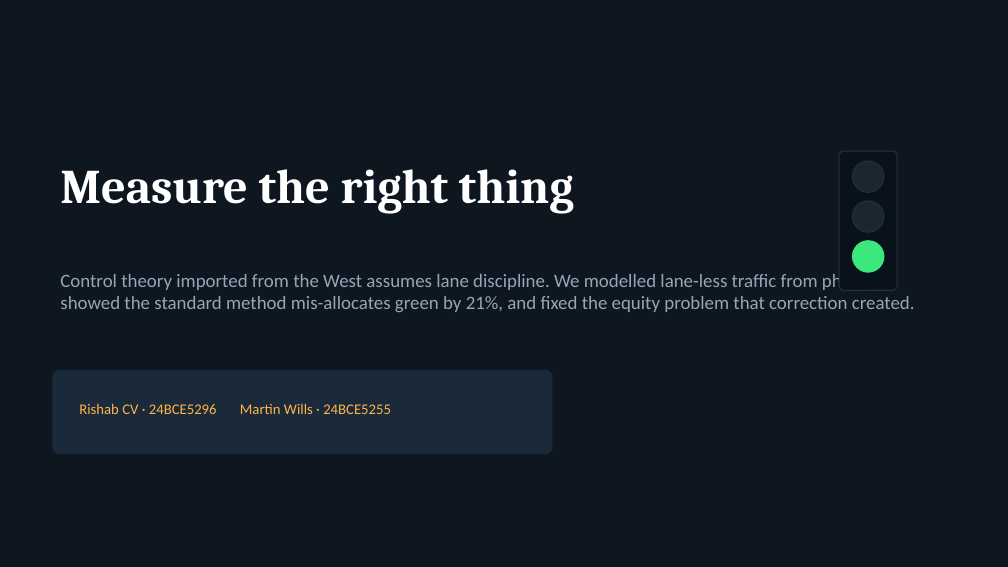
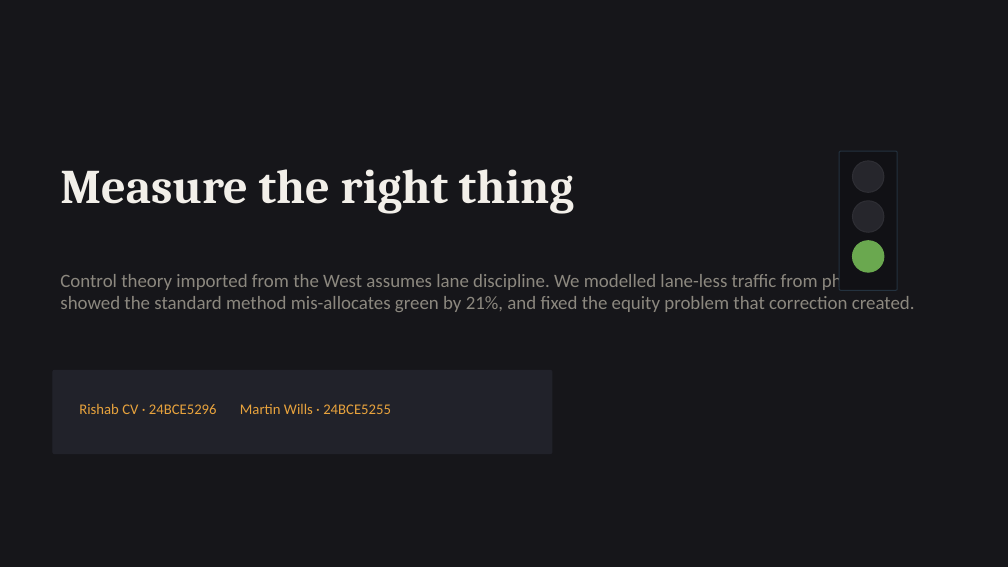
Before and after one commit to rishabcv-eng/SmartTraffic, a slide deck: slide 7 of docs/deck/SmartTraffic-5min.pptx. Drawn at 1008x567 pixels with LibreOffice and Linux fonts; fonts in the diff are those of the drawing. Boxes give left, top, right and bottom in pixels: in the first picture for what was removed or moved away, otherwise in the second. Text is boxed around its words. In the diff, an @@ line names an element or a change of style, - is before the commit and + after.

Commit message:
Restyle the decks to match: graphite and signal amber, no navy and cyan
The slides carried the same template signature the site did -- a navy ground, a
cyan accent and softly rounded panels. Both decks now use the palette the
subject belongs to: asphalt graphite, warm paper rather than pure white, signal
amber as the single accent, and signal green and red muted to the colours an
actual signal head uses rather than neon. Cyan is gone. Panels are square, the
way a printed report is, and figures are set in a monospace.

Caught a Cyrillic A that had slipped into one of the hex colours while editing,
which would have thrown when the theme was written. Both decks now validate,
pass geometry checks and export cleanly.

```diff
--- a/docs/deck/SmartTraffic-5min.pptx
+++ b/docs/deck/SmartTraffic-5min.pptx
@@ background #0E1620 to #16161A @@
@@ title "Measure the right thing" at (x1=60, y1=169, x2=574, y2=214): text colour #FFFFFF to #F2EFE9 @@
@@ rounded rectangle at (x1=839, y1=151, x2=898, y2=290): fill #09111A to #111115; proportions changed @@
@@ text "Control theory imported from the ..." at (x1=60, y1=271, x2=915, y2=312): text colour #94A7B8 to #8C887F @@
@@ ellipse at (x1=853, y1=240, x2=885, y2=272): fill #3CE87C to #6AA84F; outline #3CE87C 1 pt to #6AA84F 1 pt @@
@@ rounded rectangle at (x1=53, y1=371, x2=552, y2=454): fill #1B2A3A to #21222A; outline #1B2A3A 1 pt to #21222A 1 pt; proportions changed @@
@@ text "Rishab CV · 24BCE5296 Martin ..." at (x1=79, y1=403, x2=391, y2=414): text colour #FFB347 to #E8A33D @@
```
Also in this commit, not shown: 6 other slides changed, 4 other files.
